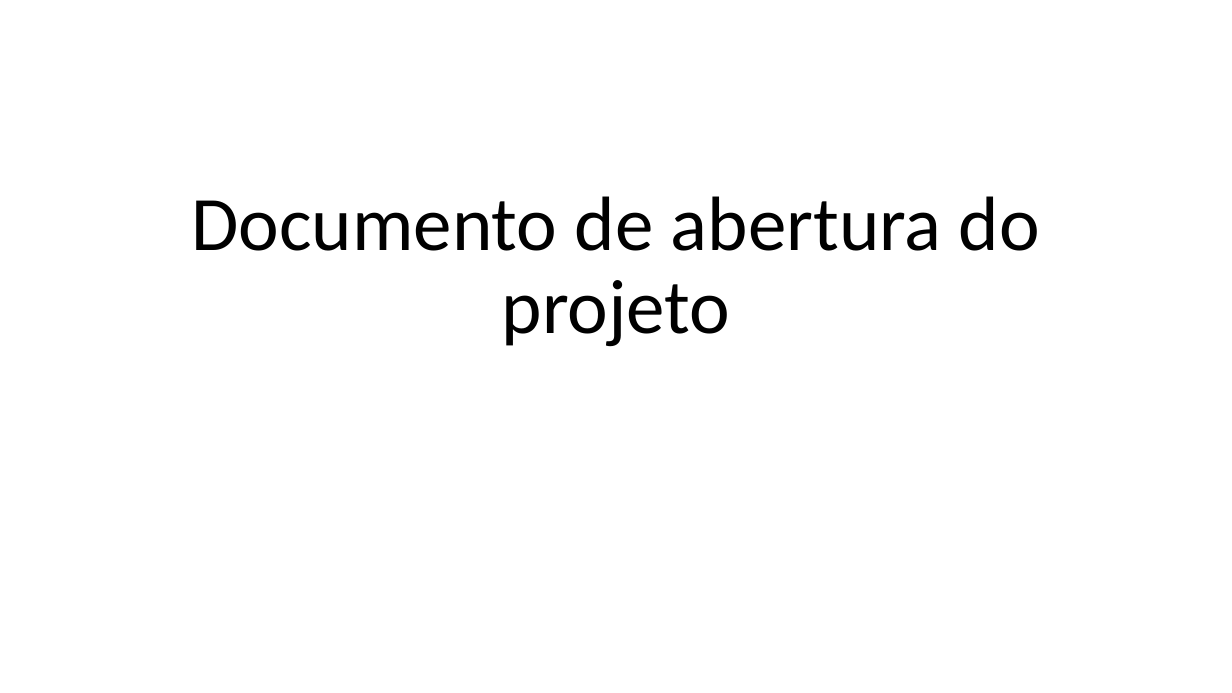
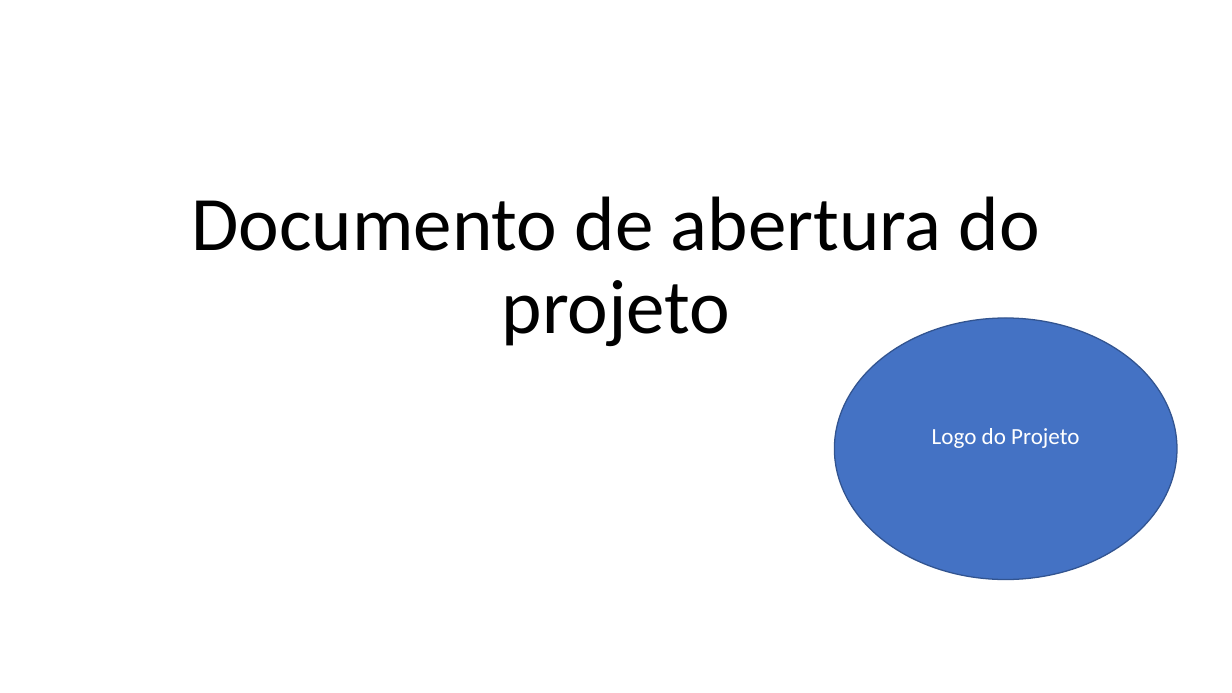
Before and after one commit to victyorr/3SIPF-ExemploGIT-2024, a slide deck: slide 1 of PastaDocumentos/KickoffChallenge.pptx. Drawn at 1232x693 pixels with LibreOffice and Linux fonts; fonts in the diff are those of the drawing. Boxes give left, top, right and bottom in pixels: in the first picture for what was removed or moved away, otherwise in the second. Text is boxed around its words. In the diff, an @@ line names an element or a change of style, - is before the commit and + after.

Commit message:
2a versão do Kickoff com logo azul

```diff
--- a/PastaDocumentos/KickoffChallenge.pptx
+++ b/PastaDocumentos/KickoffChallenge.pptx
@@ ellipse added at (835,318,1177,579), fill #4472C4, outline #325491 1 pt, 18 pt, text #FFFFFF @@
+Logo do Projeto
```
